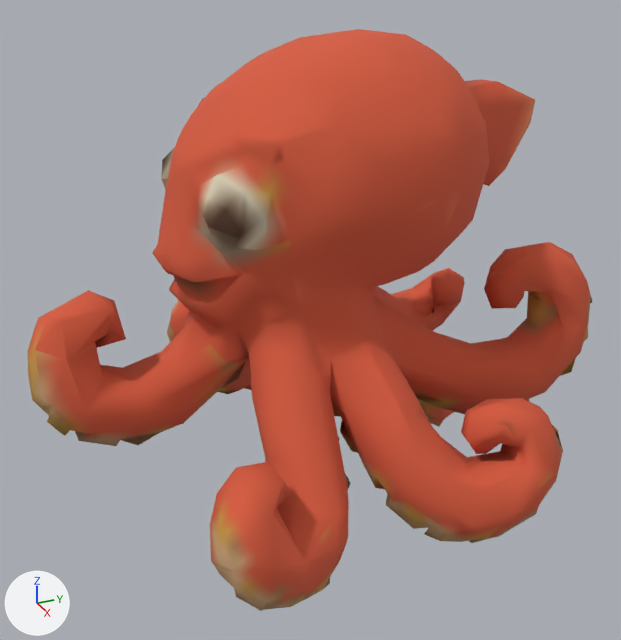
One commit to the glTF model public/models/fish-octopus.glb: the scene before it, then after it.
Camera for both pictures: a camera (50 mm lens) standing at (1.277, -0.586, 0.549) and looking at (0.027, -0.024, -0.076). The axes (+X, +Y, +Z) are drawn at lower left. The lights are the same throughout. The first picture is the older version. Where no turn or scale is listed for an object, it has been applied to the vertices. Vertices at exactly the same position are counted once.

In view in the first picture: 'tripo_node_88d186c6-0c3b-4344-abc7-c71178f9f36d'.
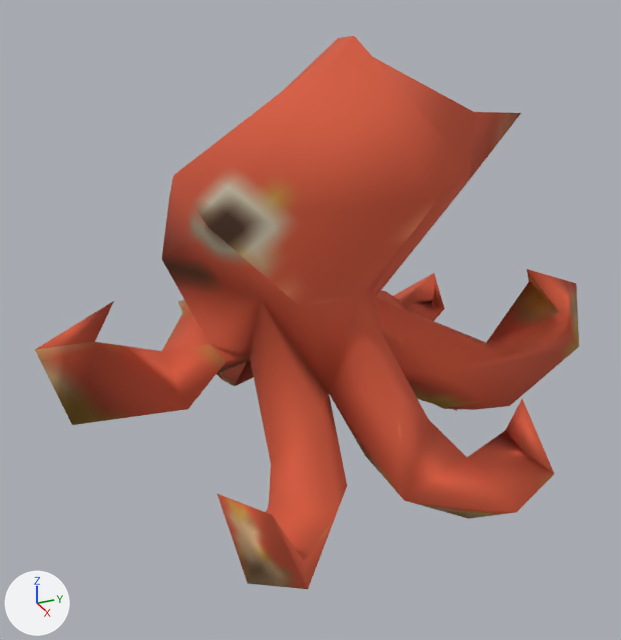
Where the newer file only moved an object's origin or applied its transform, the numbers keep the older frame.

Pixel boxes [x1, y1, x2, y2] of what changed, in the pictures (621 x 640 px):
'tripo_node_88d186c6-0c3b-4344-abc7-c71178f9f36d', reshaped: before [28, 29, 592, 611]; after [35, 36, 579, 589]
part 1 of me_tripo_mesh_88d186c6_0c3b_4344_abc7_c71178f9f36d, deleted (red): before [28, 29, 592, 611]

Edits to the bpy script that builds the scene:
```text
Change me_tripo_mesh_88d186c6_0c3b_4344_abc7_c71178f9f36d:
    used by ob_tripo_node_88d186c6_0c3b_4344_abc7_c71178f9f36d; location = (0.0, 0.0, 0.0)
    remove me_tripo_mesh_88d186c6_0c3b_4344_abc7_c71178f9f36d.from_pydata(...)  # 1203 vertices, 2410 faces; spans x -0.415..0.415, y -0.5..0.5, z -0.399..0.399
    add me_tripo_mesh_88d186c6_0c3b_4344_abc7_c71178f9f36d.from_pydata(...)  # 149 vertices, 300 faces; spans x -0.404..0.409, y -0.487..0.494, z -0.368..0.399
    me_tripo_mesh_88d186c6_0c3b_4344_abc7_c71178f9f36d part 1: 1054 vertices removed from x -0.415..0.415, y -0.5..0.5, z -0.399..0.399
```
